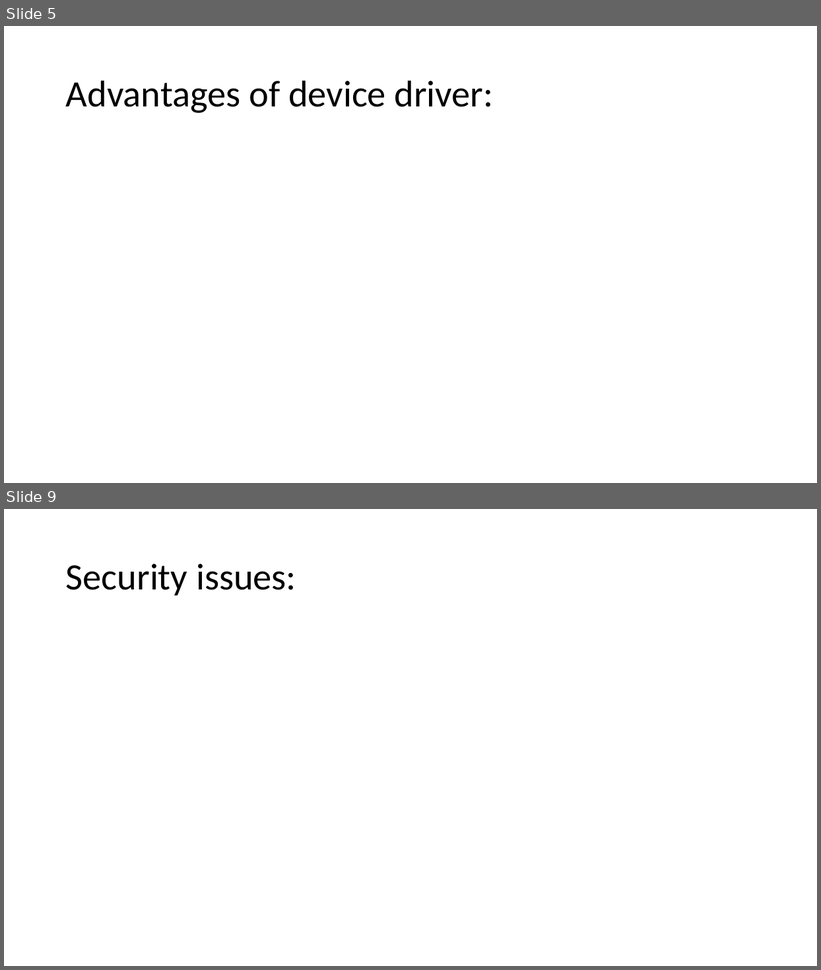
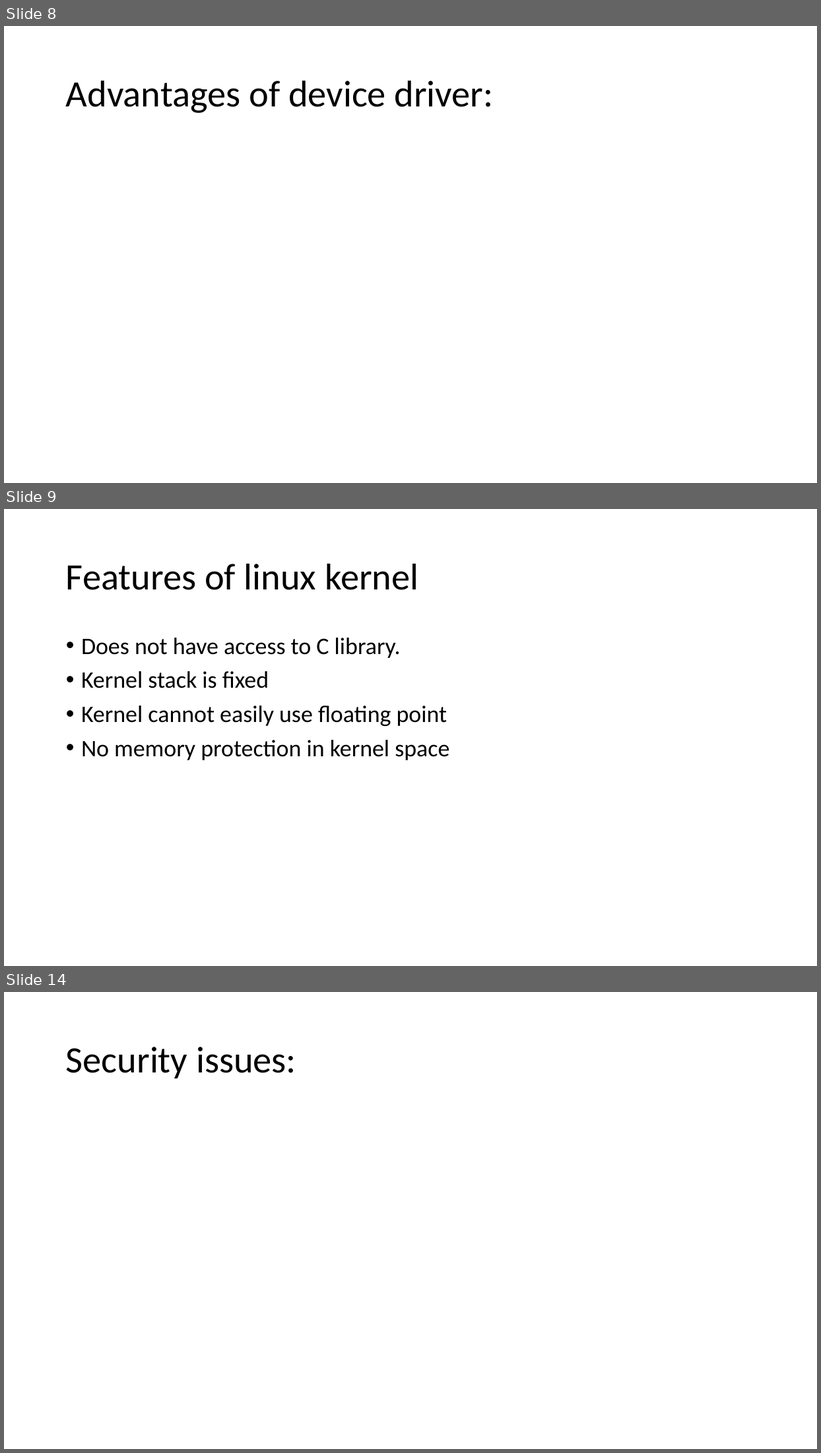
Before and after one commit to nihadjifri/Linux-device-drivers, a slide deck: Materials/ldd.pptx. Shown one above the other, each under a label of ours: slides 5 and 9 before the commit, slides 8, 9 and 14 after it; the slides between them are not shown. The pictures are 821x970 and 821x1453 pixels, drawn with LibreOffice and Linux fonts; fonts in the diff are those of the drawing. Boxes give left, top, right and bottom in pixels: in the first picture for what was removed or moved away, otherwise in the second. Text is boxed around its words. In the diff, an @@ line names an element or a change of style, - is before the commit and + after.

```diff
--- a/Materials/ldd.pptx
+++ b/Materials/ldd.pptx
@@ slide 9 added at (4, 509, 817, 966), background #FFFFFF @@
@@ title added at (66, 563, 418, 590), 44 pt, text #000000 @@
+Features of linux kernel
@@ text added at (81, 638, 450, 760), 28 pt, text #000000 @@
+• Does not have access to C library.
+• Kernel stack is fixed
+• Kernel cannot easily use floating point
+• No memory protection in kernel space
@@ what was slide 5 is now slide 8 @@
@@ what was slide 9 is now slide 14 @@
```
Also in this commit, not shown: 5 slides changed, 4 other slides added, 9 other files.
